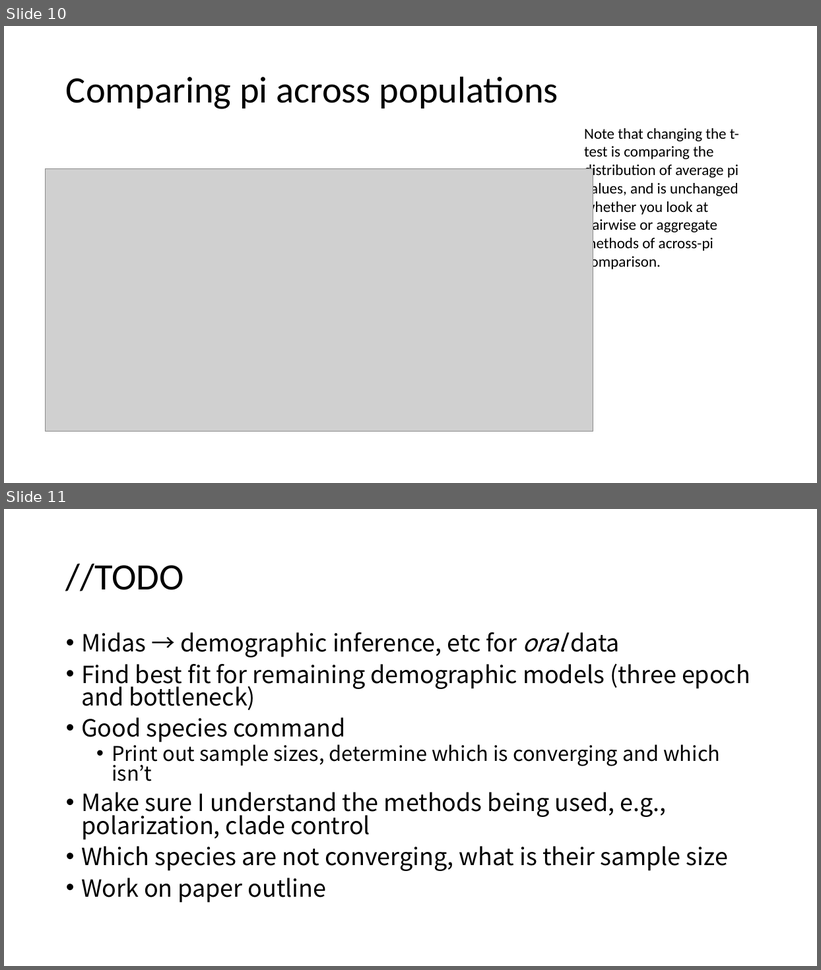
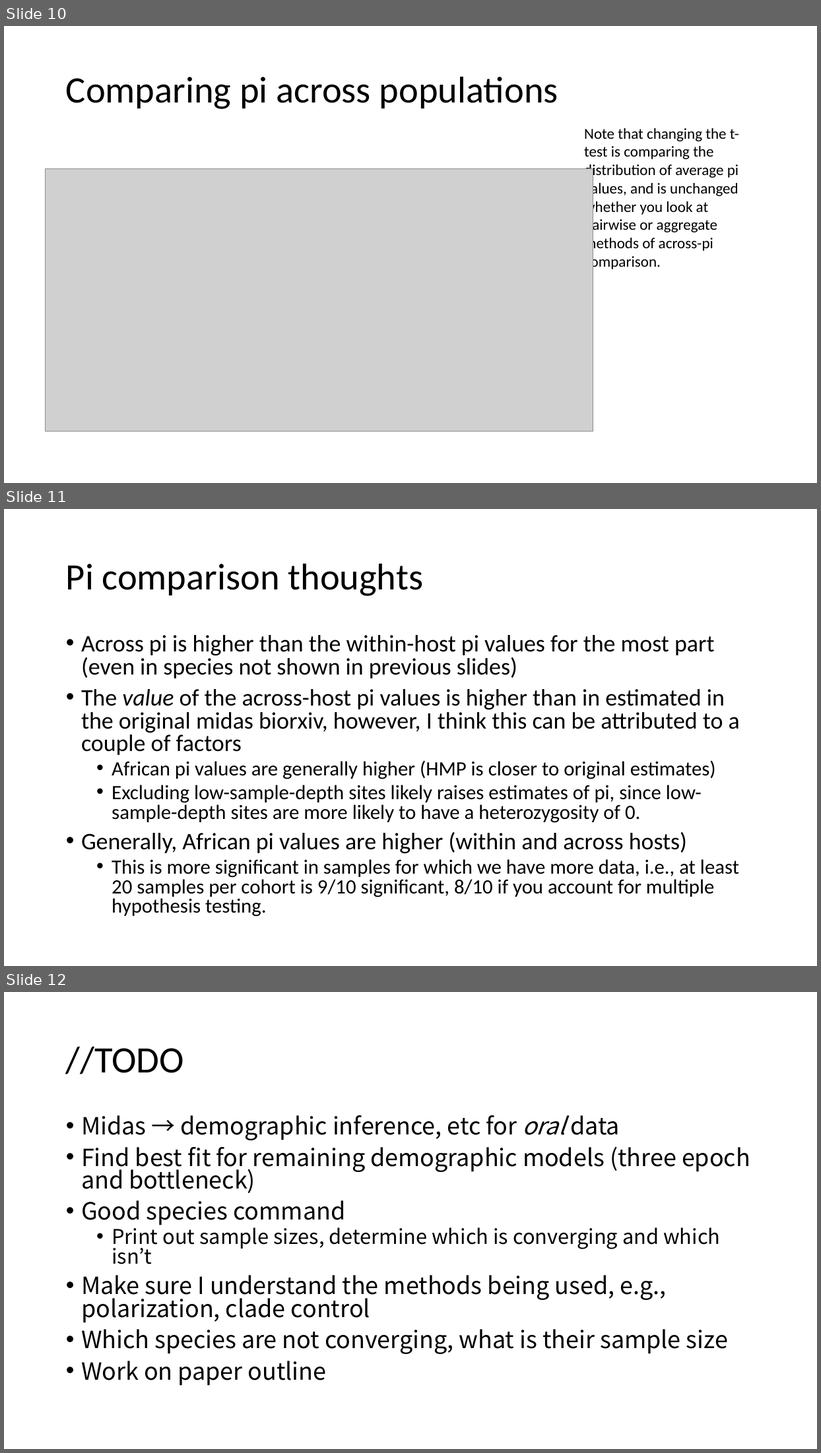
Before and after one commit to jon-mah/demo_for_ccgb, a slide deck: Summary/20211208_microbiome_demographic_slides.pptx. Shown one above the other, each under a label of ours: slides 10 and 11 before the commit, slides 10, 11 and 12 after it. The pictures are 821x970 and 821x1453 pixels, drawn with LibreOffice and Linux fonts; fonts in the diff are those of the drawing; grey boxes stand for pictures. Boxes give left, top, right and bottom in pixels: in the first picture for what was removed or moved away, otherwise in the second. Text is boxed around its words. In the diff, an @@ line names an element or a change of style, - is before the commit and + after.

Commit message:
slides update.

```diff
--- a/Summary/20211208_microbiome_demographic_slides.pptx
+++ b/Summary/20211208_microbiome_demographic_slides.pptx
@@ slide 11 added at <box>4,509,817,966</box>, background #FFFFFF @@
@@ title added at <box>66,563,423,596</box>, 44 pt, text #000000 @@
+Pi comparison thoughts
@@ text added at <box>81,635,740,917</box>, 24 pt, text #000000 @@
+• Across pi is higher than the within-host pi values for the most part (even in species not shown in previous slides)
+• The value of the across-host pi values is higher than in estimated in the original midas biorxiv, however, I think this can be attributed to a couple of factors
+  • African pi values are generally higher (HMP is closer to original estimates)
+  • Excluding low-sample-depth sites likely raises estimates of pi, since low-sample-depth sites are more likely to have a heterozygosity of 0.
+• Generally, African pi values are higher (within and across hosts)
+  • This is more significant in samples for which we have more data, i.e., at least 20 samples per cohort is 9/10 significant, 8/10 if you account for multiple hypothesis testing.
@@ what was slide 11 is now slide 12 @@
```
Also in this commit, not shown: 1 slide removed.
